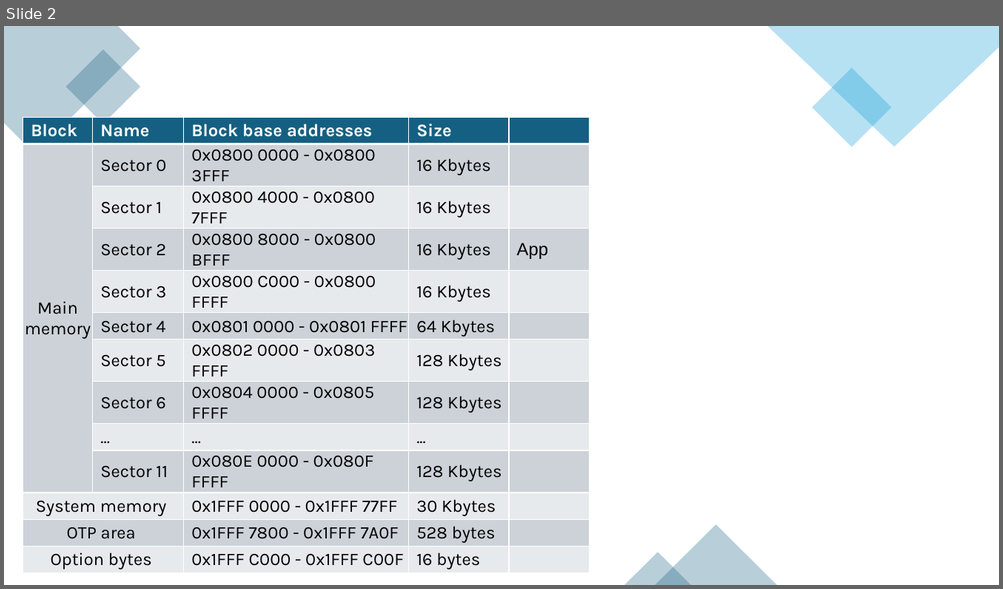
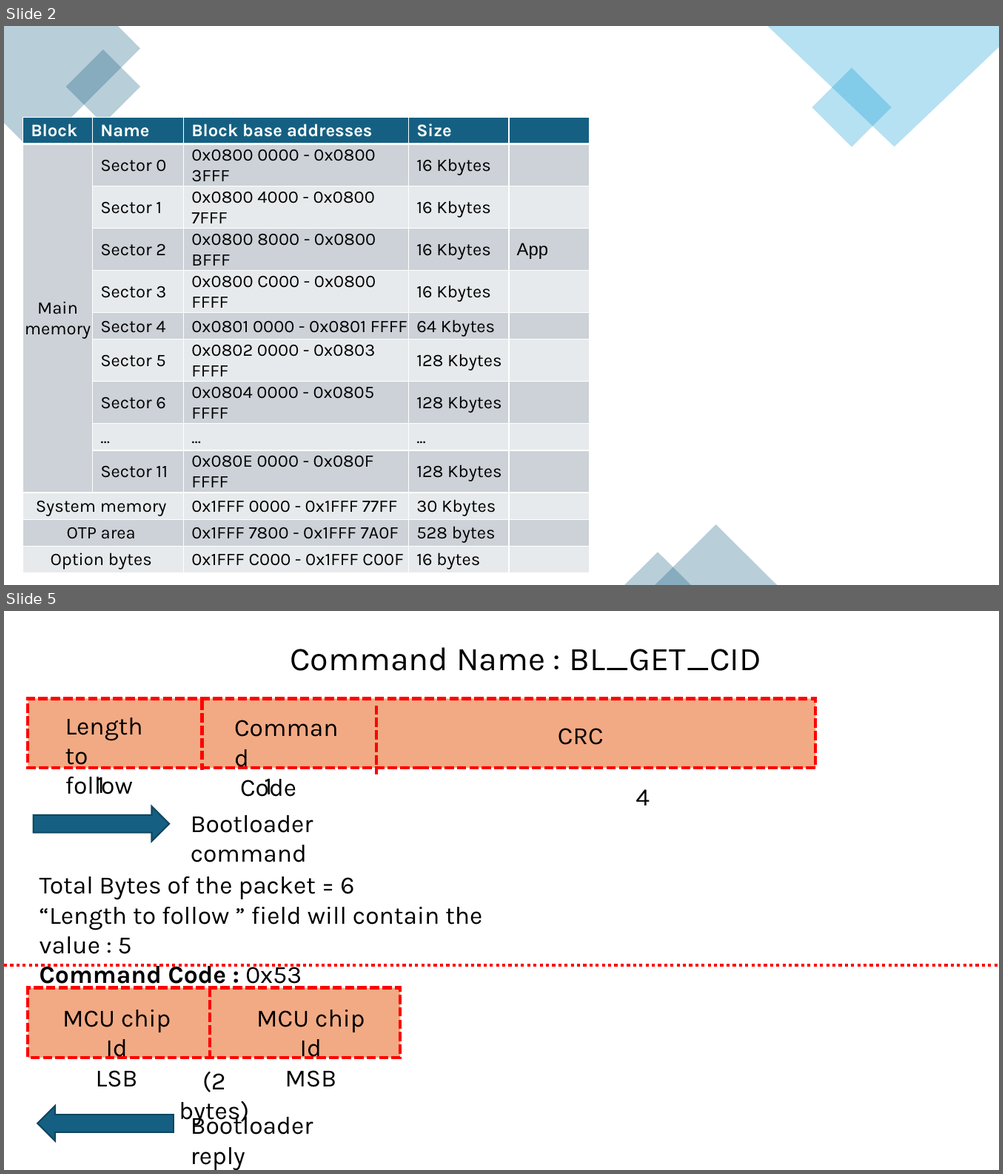
Before and after one commit to qlinhpoet/Bootloader, a slide deck: Bootloader.pptx. Shown one above the other, each under a label of ours: slide 2 before the commit, slides 2 and 5 after it; the slides between them are not shown. The pictures are 1003x589 and 1003x1174 pixels, drawn with LibreOffice and Linux fonts; fonts in the diff are those of the drawing. Boxes give left, top, right and bottom in pixels: in the first picture for what was removed or moved away, otherwise in the second. Text is boxed around its words. In the diff, an @@ line names an element or a change of style, - is before the commit and + after.

Commit message:
flash via bootloader ok

```diff
--- a/Bootloader.pptx
+++ b/Bootloader.pptx
@@ slide 5 added at (4, 611, 999, 1170), background #FFFFFF @@
@@ text added at (290, 647, 761, 671), 32 pt, text #000000 @@
+Command Name : BL_GET_CID
@@ text added at (96, 777, 105, 794), 24 pt, text #000000 @@
+1
@@ group added at (28, 698, 816, 990): 4 texts, 2 lines, 1 rectangle @@
+Length
+to follow
+Command
+Code
+CRC
+1
@@ right arrow added at (33, 806, 169, 842), fill #156082, outline #104760 1.5 pt @@
@@ text added at (635, 789, 649, 806), 24 pt, text #000000 @@
+4
@@ text added at (190, 815, 313, 863), 24 pt, text #000000 @@
+Bootloader command
@@ text added at (40, 877, 482, 990), 24 pt, text #000000 @@
+Total Bytes of the packet = 6
+“Length to follow ” field will contain the value : 5
+Command Code : 0x53
@@ line added from (4, 965) to (999, 965), #FF0000 3 pt dashed @@
@@ group added at (28, 988, 400, 1126): 3 texts, 1 rectangle, 1 line @@
+(2 bytes)
+MCU chip Id
+LSB
+MCU chip Id
+MSB
@@ right arrow added at (37, 1106, 173, 1142), fill #156082, outline #104760 1.5 pt @@
@@ text added at (190, 1112, 313, 1170), 24 pt, text #000000 @@
+Bootloader reply
```
Also in this commit, not shown: 10 other slides added, 15 other files.
